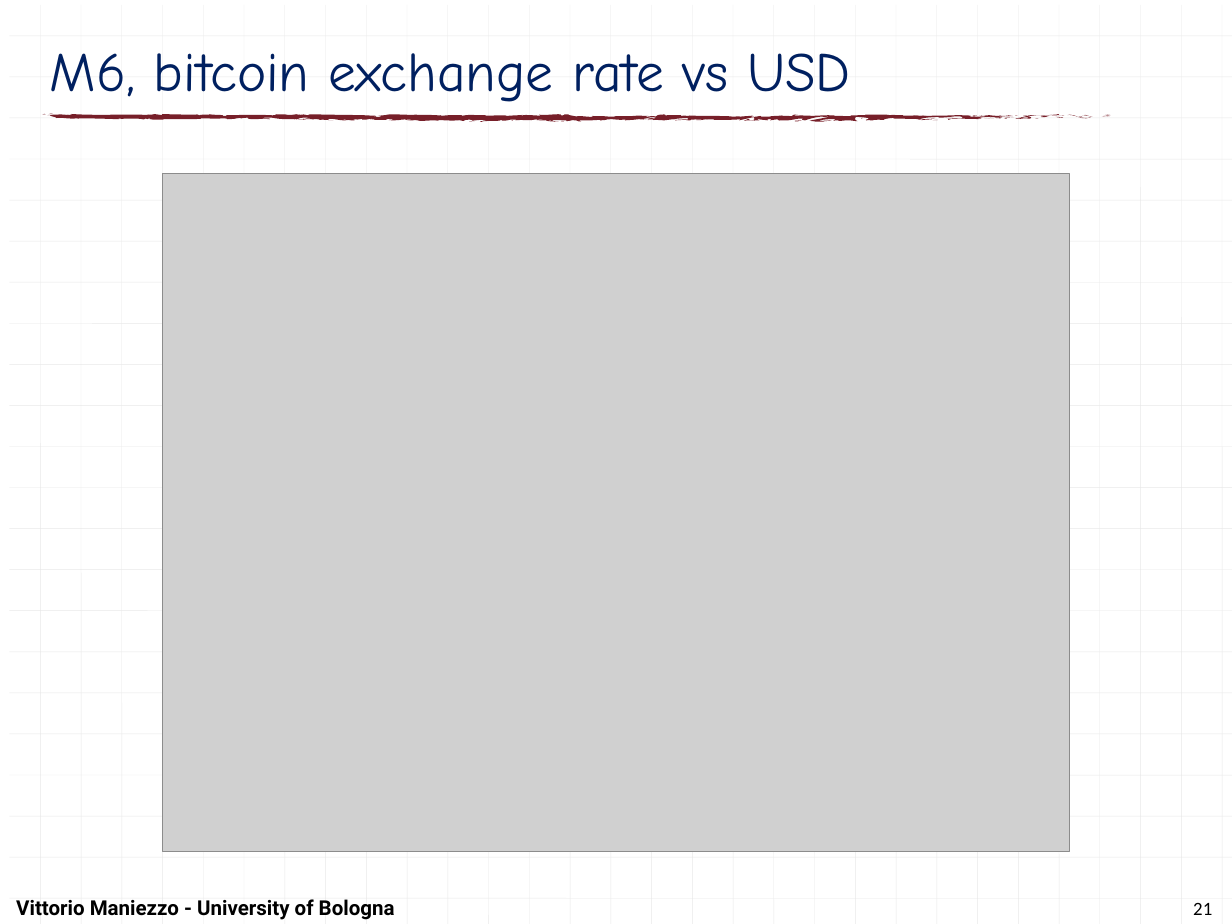
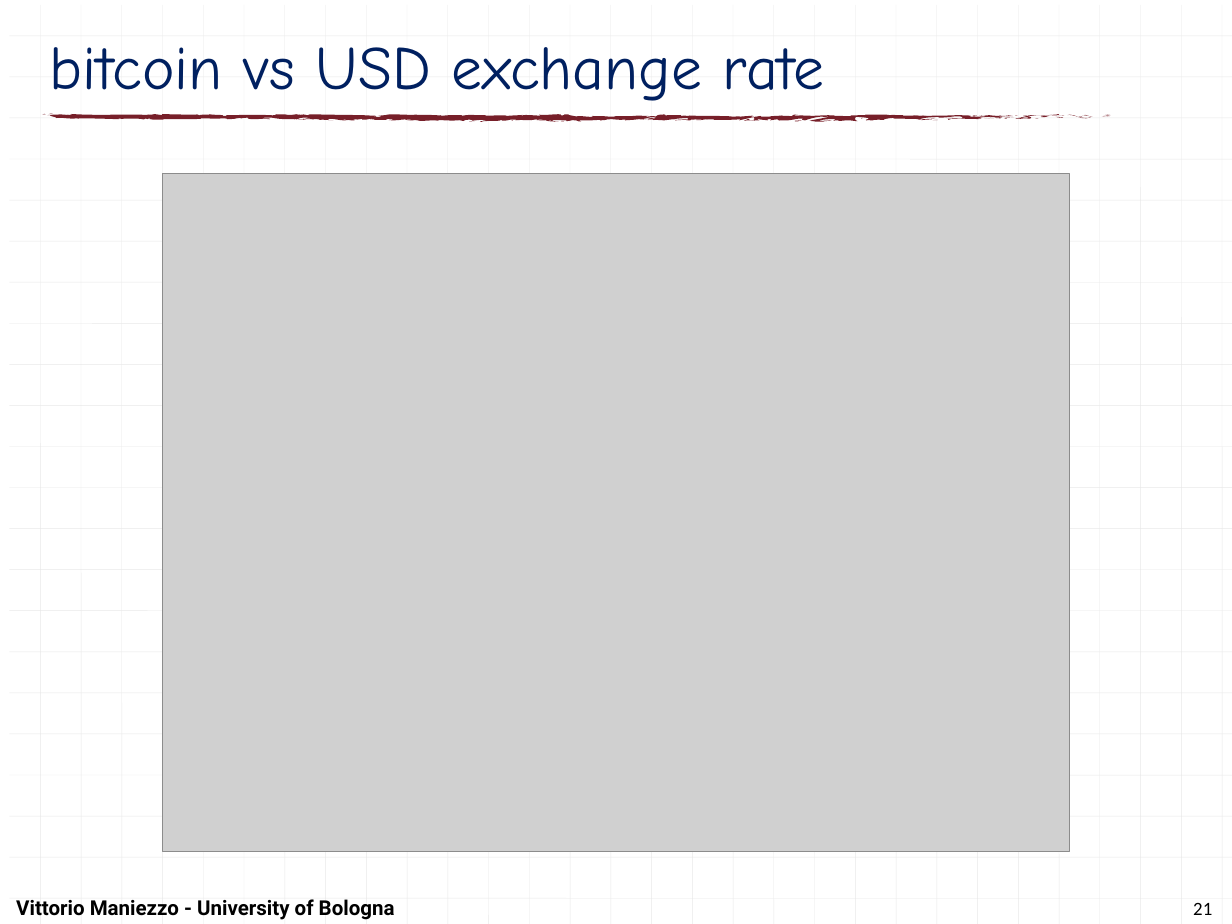
Before and after one commit to maniezzo/segmentation, a slide deck: slide 21 of doc/LION25_F&B/F&Bsegmentation.pptx. Drawn at 1232x924 pixels with LibreOffice and Linux fonts; fonts in the diff are those of the drawing; grey boxes stand for pictures. Boxes give left, top, right and bottom in pixels: in the first picture for what was removed or moved away, otherwise in the second. Text is boxed around its words. In the diff, an @@ line names an element or a change of style, - is before the commit and + after.

```diff
--- a/doc/LION25_F&B/F&Bsegmentation.pptx
+++ b/doc/LION25_F&B/F&Bsegmentation.pptx
@@ title at (50,47,825,101): text changed; size 32.4 to 36 pt @@
-M6, bitcoin exchange rate vs USD
+bitcoin vs USD exchange rate
```
Also in this commit, not shown: 10 other slides changed.
